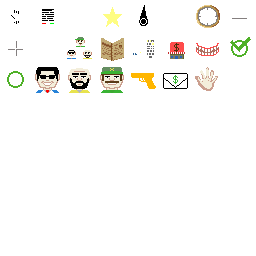
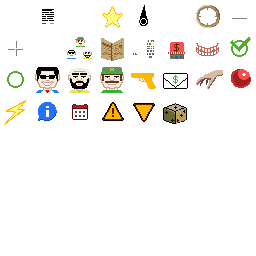
Revision of a layered 256px x 256px image; what changed, layer by layer:
added layer "Layer 4" above "art" over (x1=231, y1=69, x2=251, y2=88)
renamed "Layer 1" to "art", painted on it over (x1=4, y1=5, x2=251, y2=125)
showed "Ellipse 1" over (x1=196, y1=5, x2=204, y2=28)
hid "$" over (x1=11, y1=10, x2=19, y2=24)
